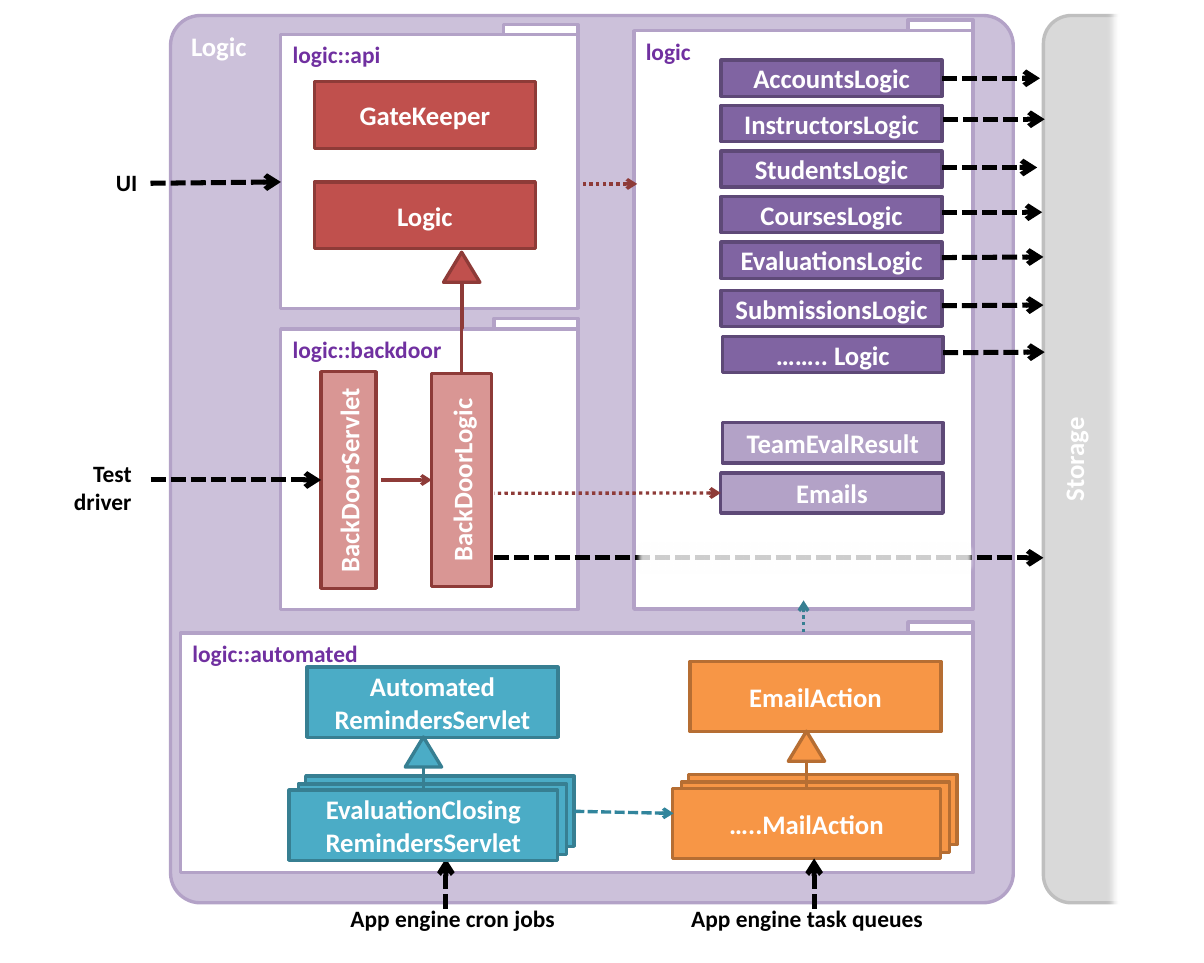
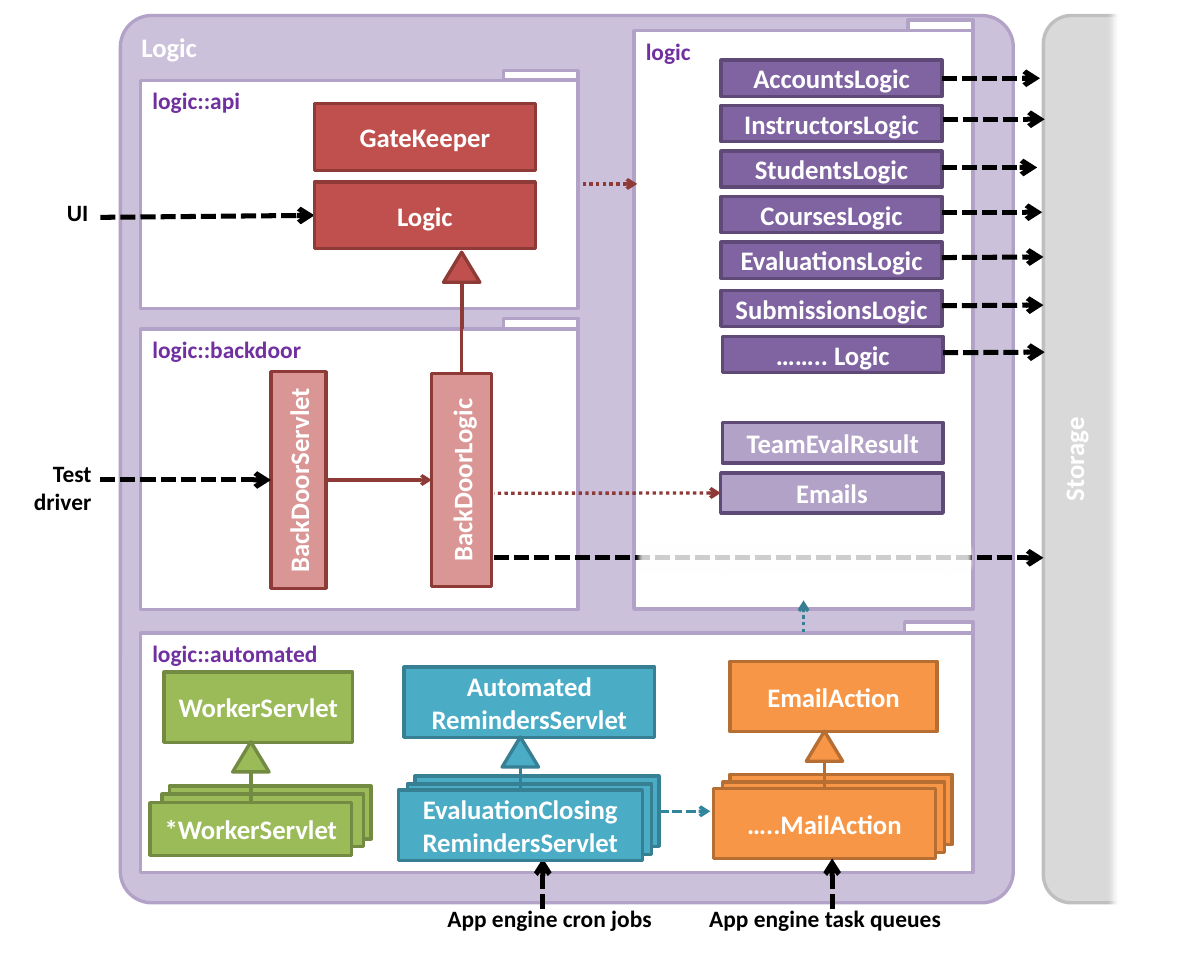
Before and after one commit to TEAMMATES/teammates, a slide deck: slide 1 of doc/diagrams/LogicComponent.pptx. Drawn at 1204x963 pixels with LibreOffice and Linux fonts; fonts in the diff are those of the drawing. Boxes give left, top, right and bottom in pixels: in the first picture for what was removed or moved away, otherwise in the second. Text is boxed around its words. In the diff, an @@ line names an element or a change of style, - is before the commit and + after.

```diff
--- a/doc/diagrams/LogicComponent.pptx
+++ b/doc/diagrams/LogicComponent.pptx
@@ rounded rectangle "Logic": place and size @@
-rounded rectangle "Logic" at <box>171,16,1014,903</box>
+rounded rectangle "Logic" at <box>120,16,1014,903</box>
@@ rectangle "logic::api": place and size @@
-rectangle "logic::api" at <box>281,35,578,309</box>
+rectangle "logic::api" at <box>141,81,578,308</box>
@@ rectangle: place and size @@
-rectangle at <box>503,25,578,35</box>
+rectangle at <box>503,71,578,81</box>
@@ rectangle "GateKeeper": place and size @@
-rectangle "GateKeeper" at <box>314,82,535,148</box>
+rectangle "GateKeeper" at <box>314,104,535,170</box>
@@ text "UI": place and size @@
-text "UI" at <box>116,175,138,191</box>
+text "UI" at <box>67,205,89,221</box>
@@ arrow moved from (150, 183) - (281, 182) to (100, 218) - (314, 216) @@
@@ rectangle "logic::backdoor": place and size @@
-rectangle "logic::backdoor" at <box>281,329,578,609</box>
+rectangle "logic::backdoor" at <box>141,329,578,609</box>
@@ rectangle: place and size @@
-rectangle at <box>494,318,578,329</box>
+rectangle at <box>503,318,578,329</box>
@@ rectangle "BackDoorServlet": place and size @@
-rectangle "BackDoorServlet" at <box>321,372,377,589</box>
+rectangle "BackDoorServlet" at <box>271,372,326,589</box>
@@ text "Test driver": place and size @@
-text "Test driver" at <box>74,466,132,510</box>
+text "Test driver" at <box>34,466,92,510</box>
@@ arrow moved from (150, 480) - (321, 480) to (100, 480) - (271, 480) @@
@@ arrow moved from (382, 480) - (432, 480) to (326, 480) - (432, 480) @@
@@ rectangle: place and size @@
-rectangle at <box>908,622,973,633</box>
+rectangle at <box>904,622,973,633</box>
@@ rectangle "logic::automated": place and size @@
-rectangle "logic::automated" at <box>181,633,973,873</box>
+rectangle "logic::automated" at <box>141,633,974,873</box>
@@ rectangle added at <box>164,672,353,742</box>, fill #9BBB59, outline #738A42 2 pt, 16 pt, text #FFFFFF, bold @@
+WorkerServlet
@@ rectangle "EmailAction": place and size @@
-rectangle "EmailAction" at <box>690,661,940,731</box>
+rectangle "EmailAction" at <box>730,661,937,731</box>
@@ triangle added at <box>232,742,268,772</box>, fill #9BBB59, outline #738A42 2 pt @@
@@ triangle: place and size @@
-triangle at <box>406,737,442,767</box>
+triangle at <box>502,737,538,767</box>
@@ line added from (250, 771) to (250, 802), #738A42 2 pt @@
@@ rectangle "EvaluationClosing RemindersServlet": place and size @@
-rectangle "EvaluationClosing RemindersServlet" at <box>306,777,574,846</box>
+rectangle "EvaluationClosing RemindersServlet" at <box>415,777,660,846</box>
@@ line moved from (424, 767) - (424, 790) to (520, 767) - (520, 790) @@
@@ rectangle "EvaluationClosing RemindersServlet": place and size @@
-rectangle "EvaluationClosing RemindersServlet" at <box>689,774,957,844</box>
+rectangle "EvaluationClosing RemindersServlet" at <box>730,774,951,844</box>
@@ rectangle added at <box>150,803,353,856</box>, fill #9BBB59, outline #738A42 2 pt, 16 pt, text #FFFFFF, bold @@
+*WorkerServlet
@@ rectangle added at <box>163,795,365,848</box>, fill #9BBB59, outline #738A42 2 pt @@
@@ rectangle added at <box>170,786,372,839</box>, fill #9BBB59, outline #738A42 2 pt @@
@@ rectangle "EvaluationClosing RemindersServlet": place and size @@
-rectangle "EvaluationClosing RemindersServlet" at <box>289,790,557,860</box>
+rectangle "EvaluationClosing RemindersServlet" at <box>399,790,643,860</box>
@@ rectangle "EvaluationClosing RemindersServlet": place and size @@
-rectangle "EvaluationClosing RemindersServlet" at <box>299,784,567,854</box>
+rectangle "EvaluationClosing RemindersServlet" at <box>407,784,651,854</box>
@@ rectangle "…..MailAction": place and size @@
-rectangle "…..MailAction" at <box>672,789,940,858</box>
+rectangle "…..MailAction" at <box>714,789,936,858</box>
@@ rectangle "EvaluationClosing RemindersServlet": place and size @@
-rectangle "EvaluationClosing RemindersServlet" at <box>681,783,950,852</box>
+rectangle "EvaluationClosing RemindersServlet" at <box>722,783,944,852</box>
@@ arrow moved from (574, 811) - (673, 814) to (659, 811) - (710, 811) @@
@@ 1 text, 1 rectangle, 1 arrow: place and size @@
-1 text, 1 rectangle, 1 arrow at <box>307,667,557,931</box>
+1 text, 1 rectangle, 1 arrow at <box>405,667,655,931</box>
@@ 1 text, 1 triangle, 1 line, 1 arrow: place and size @@
-1 text, 1 triangle, 1 line, 1 arrow at <box>691,731,923,931</box>
+1 text, 1 triangle, 1 line, 1 arrow at <box>709,731,941,931</box>
```
Also in this commit, not shown: 3 other files.
